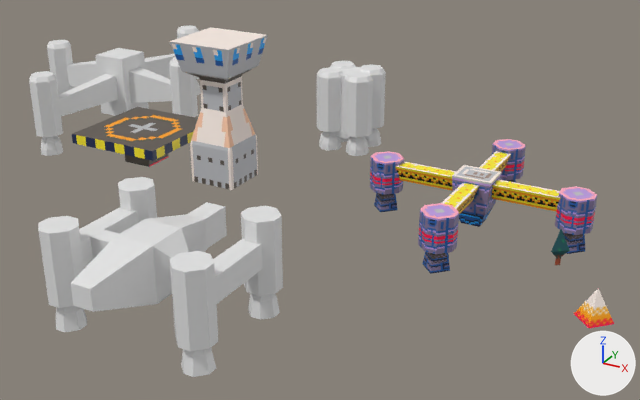
An edit to the Blender file random.blend, drawn before and after from the same camera.
Rendered twice from a camera (50 mm lens) standing at (15.5, -47.6, 21.1) and looking at (-10.5, -0.3, -2.5). Arrows for +X, +Y and +Z are at lower right; the lights stay in place.

The scene before the commit, as lines of its bpy script (objects in view):
```python
me_cube_010 = bpy.data.meshes.new('Cube.010')
me_cube_010.from_pydata(...)  # 80 vertices, 68 faces; spans x -1.0..1.0, y -1.0..1.0, z -2.54..3.5
me_cube_019 = bpy.data.meshes.new('Cube.019')
me_cube_019.from_pydata(...)  # 12 vertices, 10 faces; spans x -1.21..1.21, y -1.0..1.0, z -2.14..1.0
me_cube_019.materials.append(mat_lander_ship)  # picture img_lander_ship
me_cube_020 = bpy.data.meshes.new('Cube.020')
me_cube_020.from_pydata(...)  # 8 vertices, 4 faces; spans x -0.5..0.5, y -5.22..-0.92, z -0.23..0.78
me_cube_020.materials.append(mat_lander_ship)  # picture img_lander_ship
ob_cube_006 = bpy.data.objects.new('Cube.006', me_cube_010)
ob_cube_006.location = (-26.37, 6.27, 0.0)
ob_cube_010 = bpy.data.objects.new('Cube.010', me_cube_019)
ob_cube_010.location = (0.0, 0.0, 0.29)
ob_cube_015 = bpy.data.objects.new('Cube.015', me_cube_020)
ob_cube_015.parent = ob_cube_010
ob_cube_015.matrix_parent_inverse = Matrix(((1.0, 0.0, 0.0, 0.0), (0.0, 1.0, 0.0, 0.0), (0.0, 0.0, 1.0, -0.293), (0.0, 0.0, 0.0, 1.0)))
ob_cube_015.location = (0.0, 0.0, 0.202)
_m = ob_cube_015.modifiers.new('Mirror', 'MIRROR')
_m.use_axis = (False, True, False)
_m.use_clip = True
# also in view: 'Cube.019' at (-5.9, 0.1, -0.5); 'Cube.016' at (0.0, 0.0, 0.5); 'Cube.007' at (-32.7, -2.1, 0.5); 'Cube.018' at (0.1, 6.0, -0.5); 'Cube.014' at (-6.9, -13.1, -0.5)
```
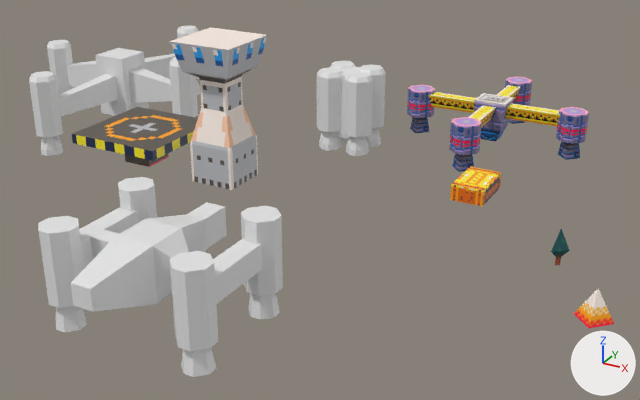
Scene script edits in JSON lines:
```json
{"op": "add", "block": "img_cargo", "code": ["img_cargo = load_image('cargo', 'cargo.png', 32, 32, 'sRGB')"]}
{"op": "add", "block": "mat_cargo", "code": ["mat_cargo = principled_material('cargo')", "mat_cargo.texture = img_cargo"]}
{"op": "add", "block": "me_cube_009", "code": ["me_cube_009 = bpy.data.meshes.new('Cube.009')", "me_cube_009.from_pydata(...)  # a box spanning x -1.0..1.0, y -1.62..1.62, z 0.0..1.0", "me_cube_009.materials.append(mat_cargo)  # picture img_cargo"]}
{"op": "set", "path": "ob_cube_010.location", "old": "(0.0, 0.0, 0.29)", "new": "(-4.0, 15.0, 0.29)"}
{"op": "add", "block": "ob_cube_021", "code": ["ob_cube_021 = bpy.data.objects.new('Cube.021', me_cube_009)", "ob_cube_021.location = (0.0, 0.0, 0.0)"]}
```

Boxes [x1, y1, x2, y2] around the edits, measured in the pictures (640 x 400 px):
```json
{"object": "Cube.016", "change": "moved", "before": [395, 162, 560, 212], "after": [428, 92, 560, 126]}
{"object": "Cube.020", "change": "moved", "before": [418, 203, 459, 274], "after": [449, 117, 482, 172]}
{"object": "Cube.017", "change": "moved", "before": [555, 186, 597, 254], "after": [556, 107, 589, 160]}
{"object": "Cube.010", "change": "moved", "before": [452, 165, 502, 227], "after": [474, 93, 514, 142]}
{"object": "Cube.019", "change": "moved", "before": [370, 151, 404, 212], "after": [407, 85, 435, 133]}
{"object": "Cube.018", "change": "moved", "before": [492, 139, 526, 183], "after": [505, 76, 532, 124]}
{"object": "Cube.021", "change": "added", "after": [450, 167, 502, 206]}
{"object": "Cube.015", "change": "moved", "before": [442, 151, 511, 214], "after": [469, 85, 520, 128]}
```
